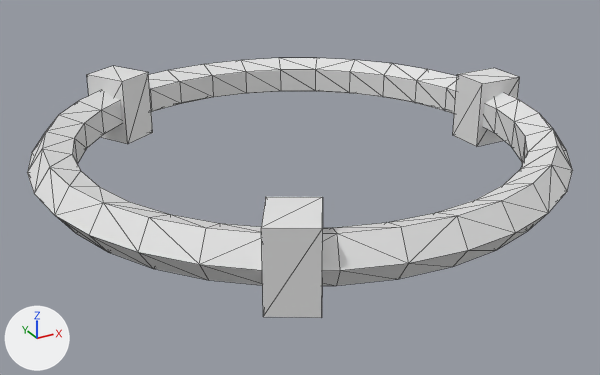
The glTF model models/orbital_ring_store.glb as it was, and as the next commit left it.
Camera for both pictures: a camera (50 mm lens) standing at (-0.229, -0.417, 0.178) and looking at (-0.005, -0.009, -0.025). Arrows for +X, +Y and +Z are at lower left; the lights stay in place. The first picture is the older version. Mesh edges are drawn as thin lines. Vertices at exactly the same position are counted once.

Objects in the first picture: 'OrbitalRingStore'.
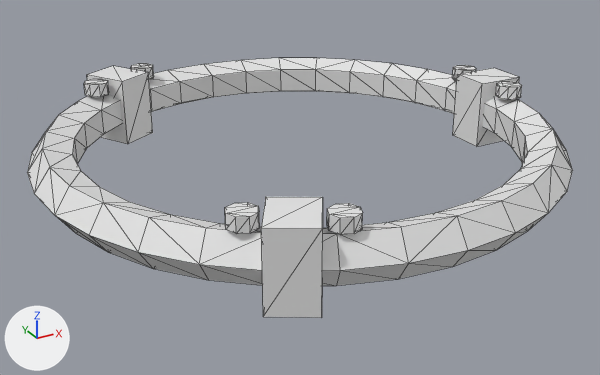
Pixel boxes (x1, y1, x2, y2) of what changed, in the pictures (600 x 375 px):
part 1 of me_torus, added: after (496, 81, 522, 100)
part 2 of me_torus, added: after (452, 65, 476, 81)
part 3 of me_torus, added: after (131, 63, 154, 79)
part 4 of me_torus, added: after (84, 79, 109, 97)
part 5 of me_torus, added: after (225, 202, 259, 234)
part 6 of me_torus, added: after (327, 203, 363, 235)

The change, as a list of edits to the scene's bpy script:
```text
Change me_torus:
    used by ob_orbitalringstore; location = (0.0, 0.0, 0.0)
    remove me_torus.from_pydata(...)  # 184 vertices, 356 faces; spans x -0.159..0.161, y -0.159..0.159, z -0.022..0.022
    add me_torus.from_pydata(...)  # 280 vertices, 524 faces; spans x -0.159..0.161, y -0.159..0.159, z -0.022..0.022
    me_torus part 1: a new loose piece, an 8-sided cylinder along z spanning x 0.1352..0.1512, y -0.0307..-0.0147, z 0.014..0.022
    me_torus part 2: a new loose piece, an 8-sided cylinder along z spanning x 0.1352..0.1512, y 0.0147..0.0307, z 0.014..0.022
    me_torus part 3: a new loose piece, an 8-sided cylinder along z spanning x -0.06..-0.044, y 0.1274..0.1434, z 0.014..0.022
    me_torus part 4: a new loose piece, an 8-sided cylinder along z spanning x -0.0993..-0.0833, y 0.1047..0.1207, z 0.014..0.022
    me_torus part 5: a new loose piece, an 8-sided cylinder along z spanning x -0.0993..-0.0833, y -0.1207..-0.1047, z 0.014..0.022
    me_torus part 6: a new loose piece, an 8-sided cylinder along z spanning x -0.06..-0.044, y -0.1434..-0.1274, z 0.014..0.022
```
